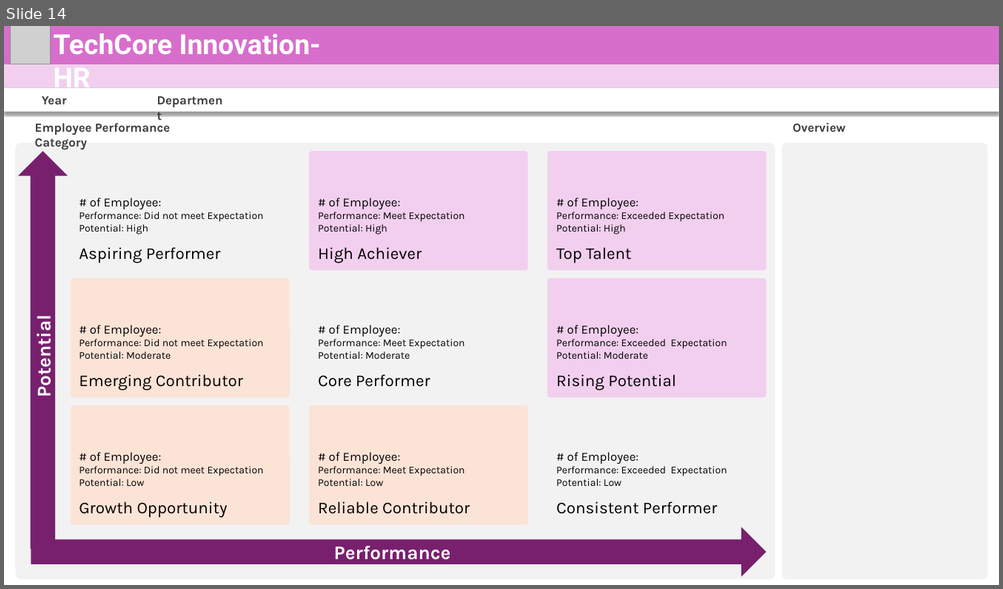
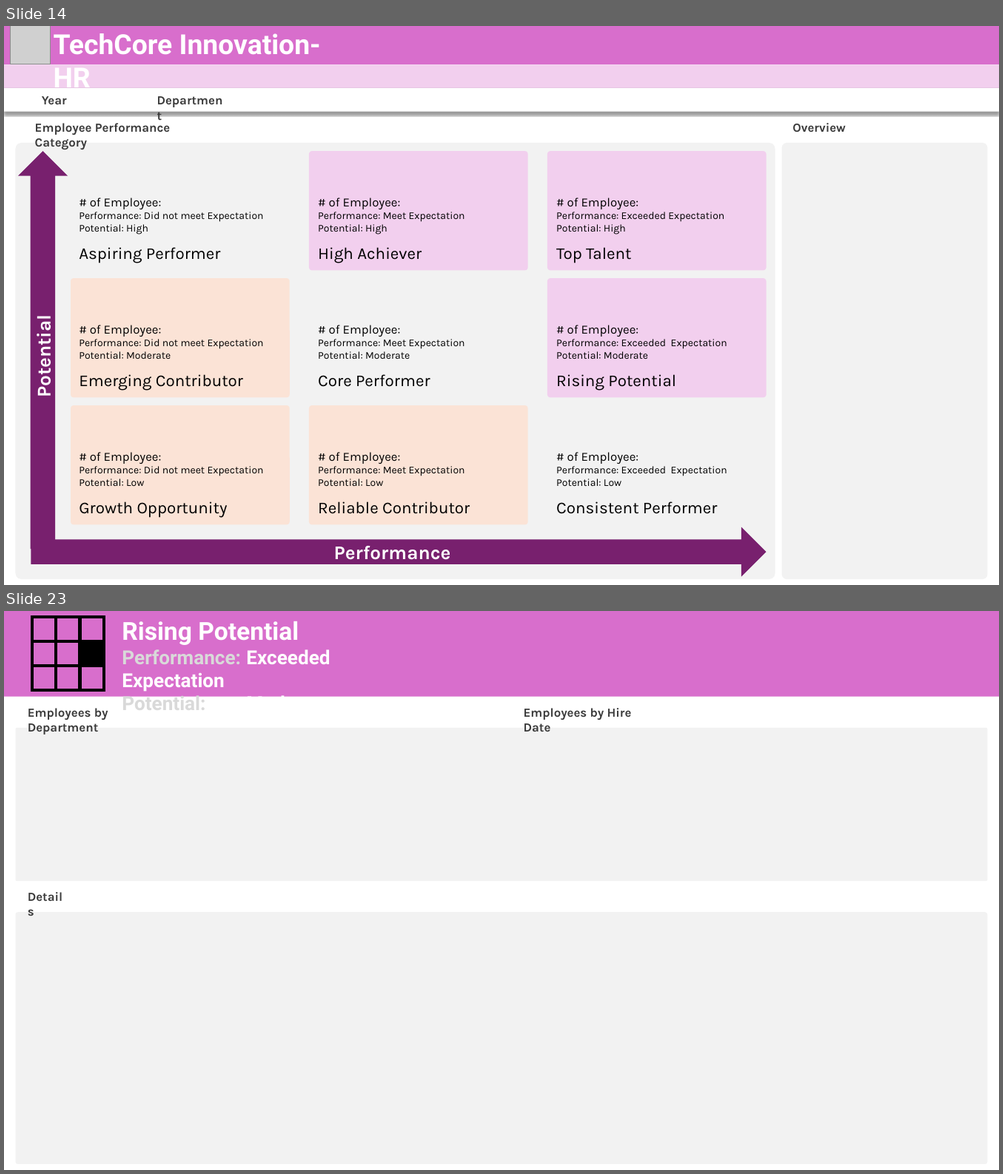
Before and after one commit to mmrnayan/HR-Analysis, a slide deck: bk/0bk.pptx. Shown one above the other, each under a label of ours: slide 14 before the commit, slides 14 and 23 after it; the slides between them are not shown. The pictures are 1003x589 and 1003x1174 pixels, drawn with LibreOffice and Linux fonts; fonts in the diff are those of the drawing; grey boxes stand for pictures. Boxes give left, top, right and bottom in pixels: in the first picture for what was removed or moved away, otherwise in the second. Text is boxed around its words. In the diff, an @@ line names an element or a change of style, - is before the commit and + after.

```diff
--- a/bk/0bk.pptx
+++ b/bk/0bk.pptx
@@ slide 23 added at (4, 611, 999, 1170), background #FFFFFF @@
@@ rectangle added at (4, 611, 999, 697), fill #D86ECC @@
@@ group added at (31, 616, 105, 691): 8 lines @@
@@ text added at (122, 621, 330, 697), 28 pt, text #FFFFFF, bold @@
+Rising Potential
+Performance: Exceeded Expectation
+Potential: Moderate
@@ rectangle added at (79, 642, 102, 667), fill #000000, outline #000000 1.5 pt @@
@@ text added at (28, 708, 108, 735), 18 pt, text #3A3A3A, bold @@
+Employees by Department
@@ text added at (523, 708, 632, 732), 18 pt, text #3A3A3A, bold @@
+Employees by Hire Date
@@ rounded rectangle added at (15, 728, 987, 881), fill #F2F2F2 @@
@@ text added at (23, 887, 74, 907), 18 pt, text #3A3A3A, bold @@
+Details
@@ rounded rectangle added at (15, 912, 987, 1165), fill #F2F2F2 @@
```
Also in this commit, not shown: 1 slide changed, 13 other slides added, 36 other files.
